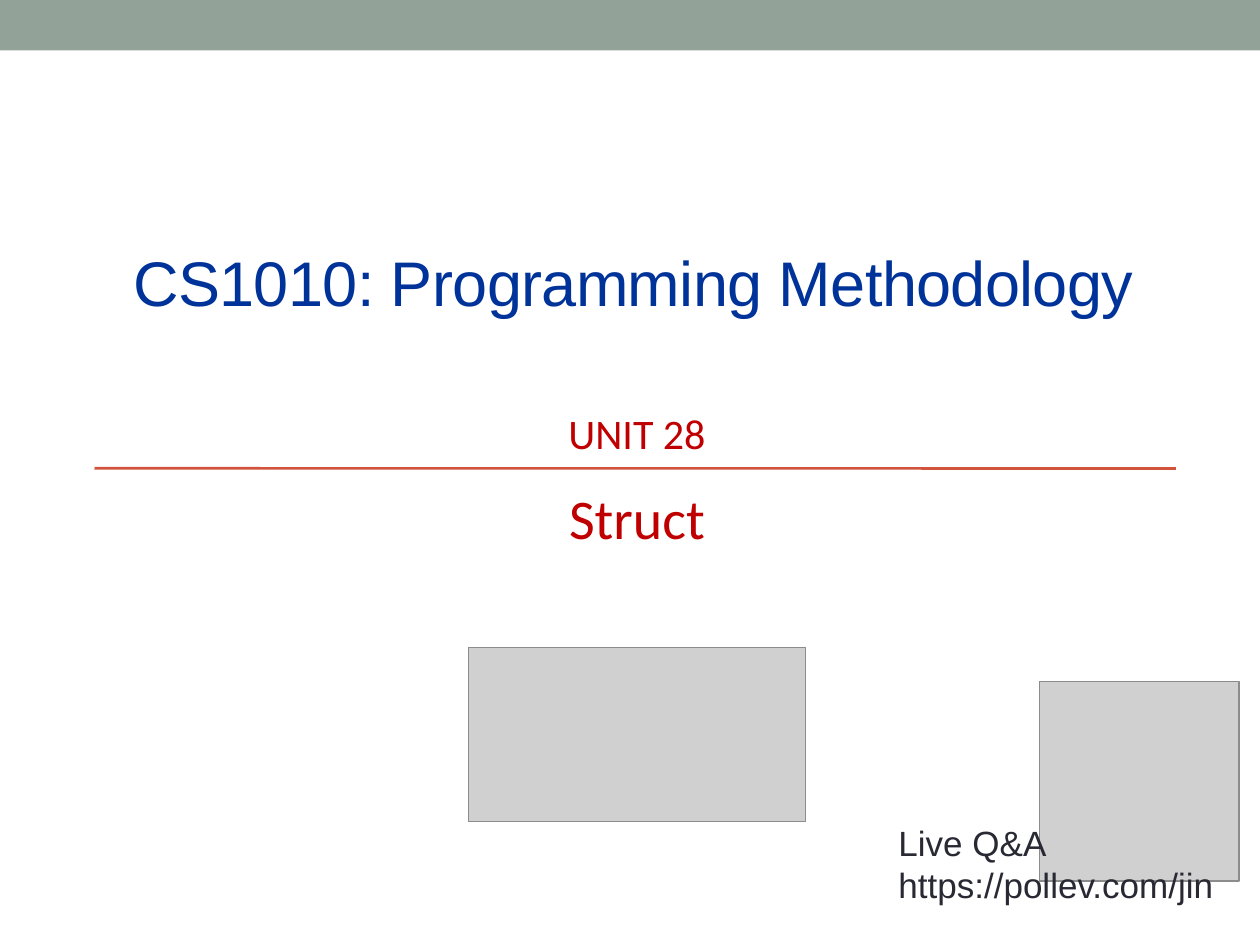
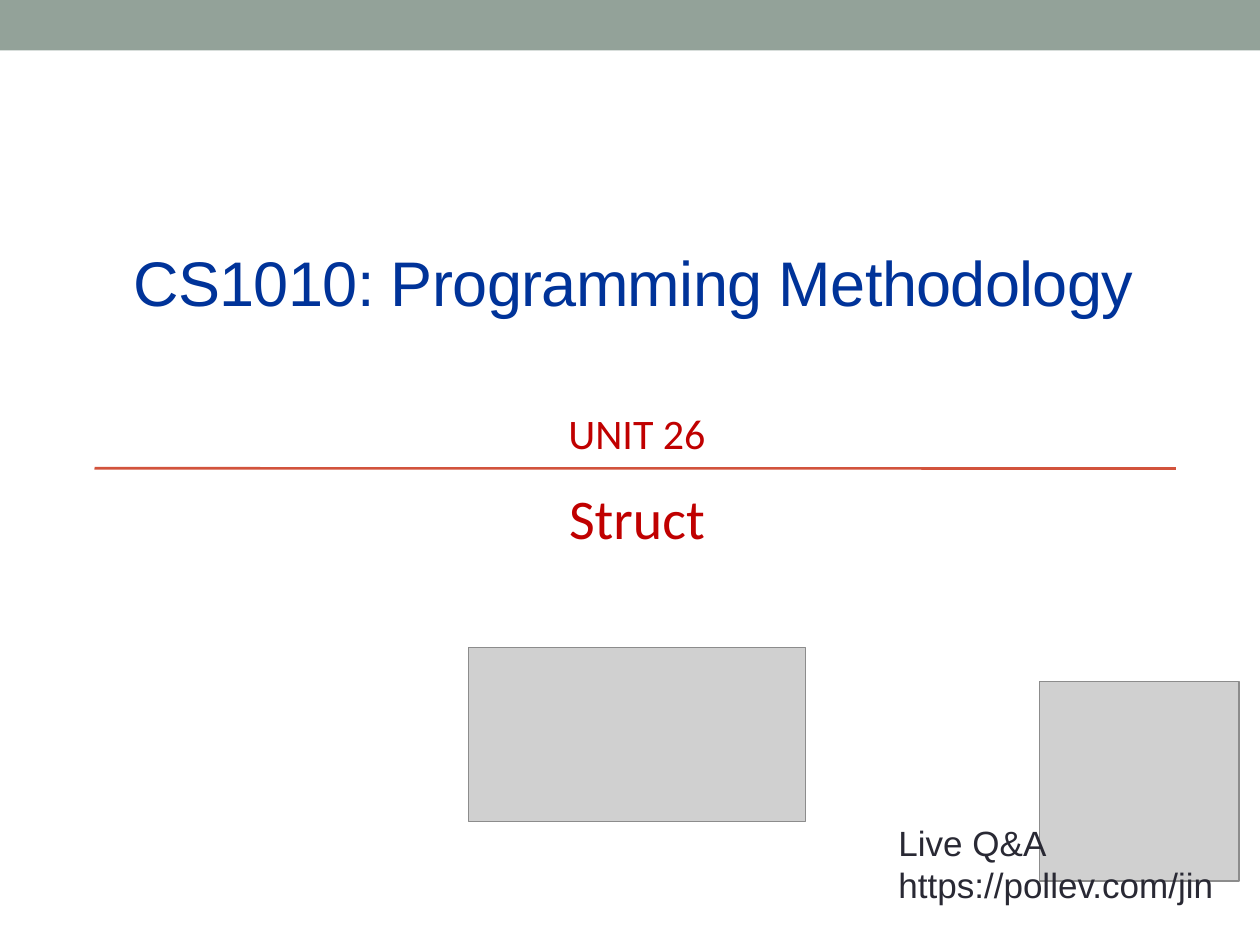
Before and after one commit to nus-cs1010-2425-s2/website, a slide deck: slide 1 of slides/Unit26_Struct.pptx. Drawn at 1260x945 pixels with LibreOffice and Linux fonts; fonts in the diff are those of the drawing; grey boxes stand for pictures. Boxes give left, top, right and bottom in pixels: in the first picture for what was removed or moved away, otherwise in the second. Text is boxed around its words. In the diff, an @@ line names an element or a change of style, - is before the commit and + after.

```diff
--- a/slides/Unit26_Struct.pptx
+++ b/slides/Unit26_Struct.pptx
@@ text at (x1=568, y1=420, x2=706, y2=450): text changed @@
-UNIT 28
+UNIT 26
```
Also in this commit, not shown: 3 other slides changed, 4 other files.
